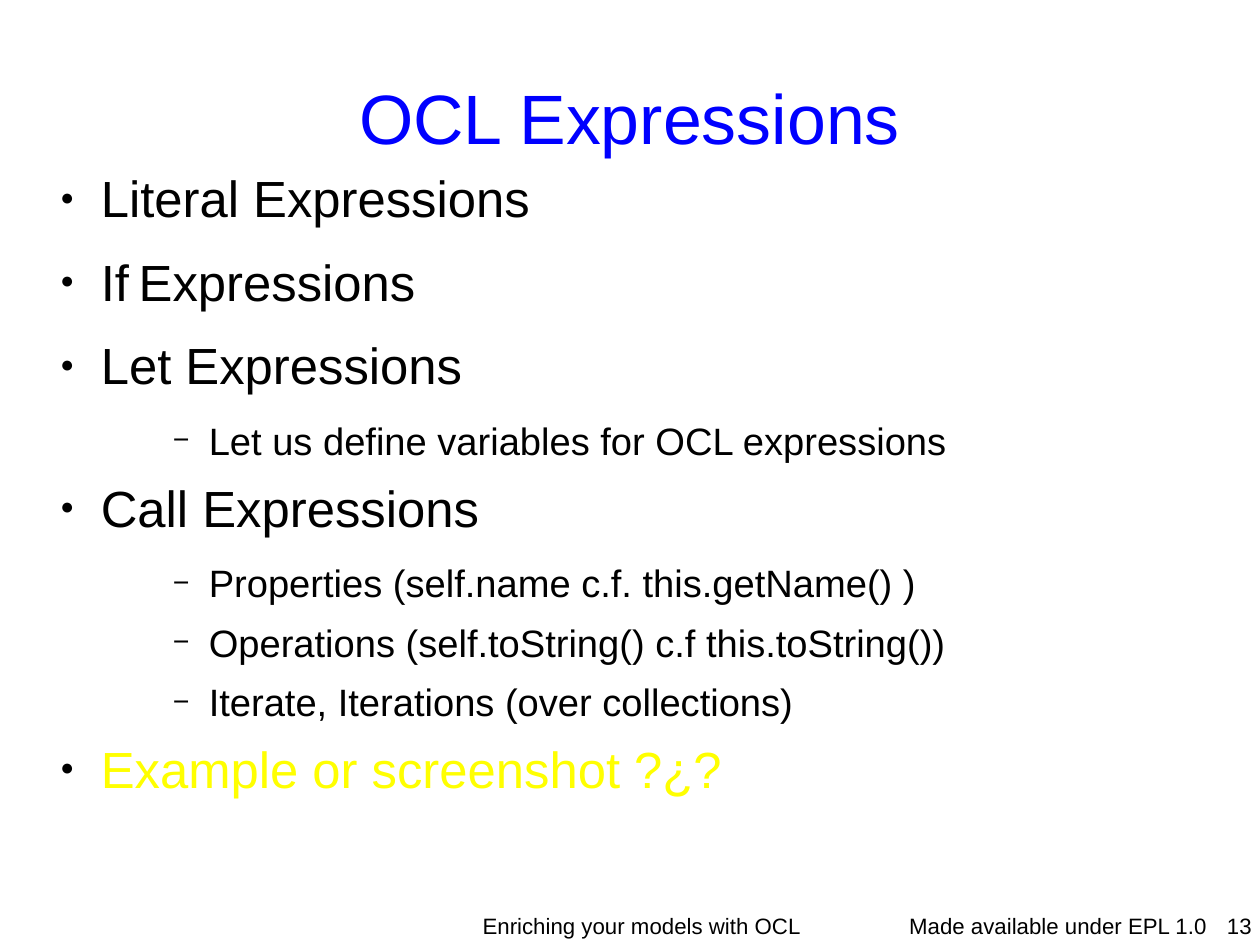
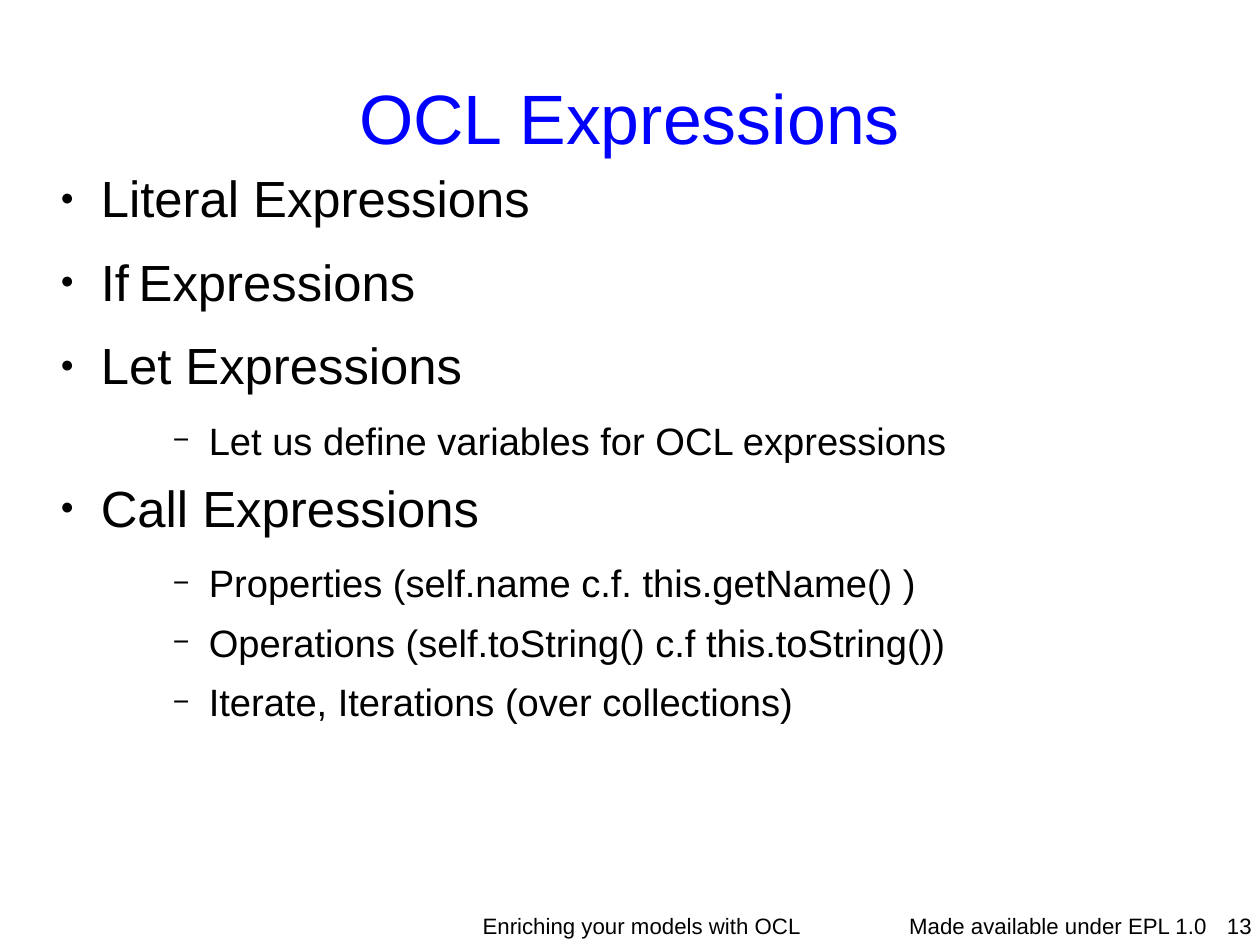
Before and after one commit to eclipse-ocl/ocl-website, a slide deck: slide 13 of ocl/docs/publications/ESE2010LongTalk/EnrichingWithOCL.odp. Drawn at 1260x945 pixels with LibreOffice and Linux fonts; fonts in the diff are those of the drawing; background and template pictures are left out. Boxes give left, top, right and bottom in pixels: in the first picture for what was removed or moved away, otherwise in the second. Text is boxed around its words. In the diff, an @@ line names an element or a change of style, - is before the commit and + after.

```diff
--- a/ocl/docs/publications/ESE2010LongTalk/EnrichingWithOCL.odp
+++ b/ocl/docs/publications/ESE2010LongTalk/EnrichingWithOCL.odp
@@ text at bbox=[101, 751, 620, 798]: paragraph removed @@
-● Example or screenshot ?¿?
```
Also in this commit, not shown: 17 other slides changed, 3 slides added.
